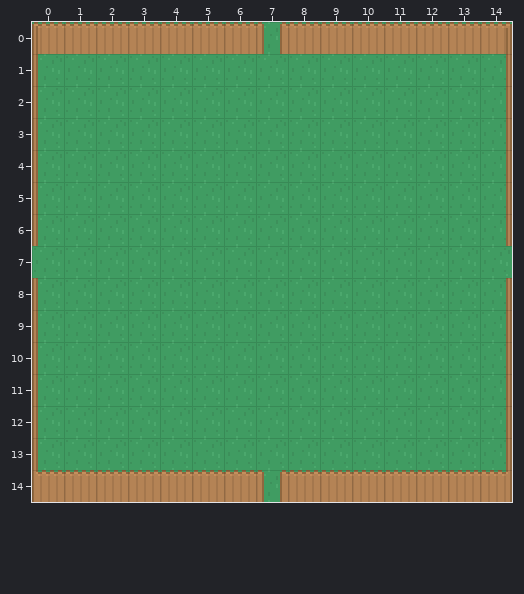
Level history. Tiled map: assets/tiled/example.tmx. Above: the version before the commit.
Cells are 16x16 px. Shown: x 0..14, y 0..14.
Once edited:
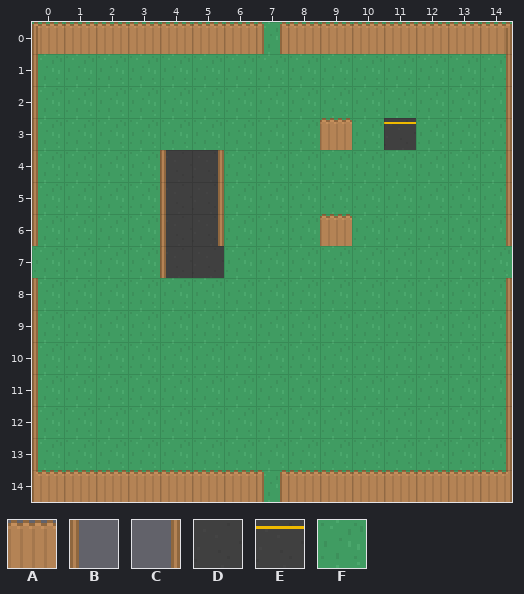
Key: from "tileset": A 540, B 576, C 578, D 714, E 751, F 963.
_ is an empty cell.
Tiles replaced or removed in this view: F.
Difference:
Changed rows in their new state; . is an unchanged cell.
Layer "Background":
first column x 4:
 4 DD
 5 DD
 6 DD
 7 DD
Layer "Foreground":
first column x 4:
 3 .....A.E
 4 BC......
 5 BC......
 6 BC...A..
 7 B.......
